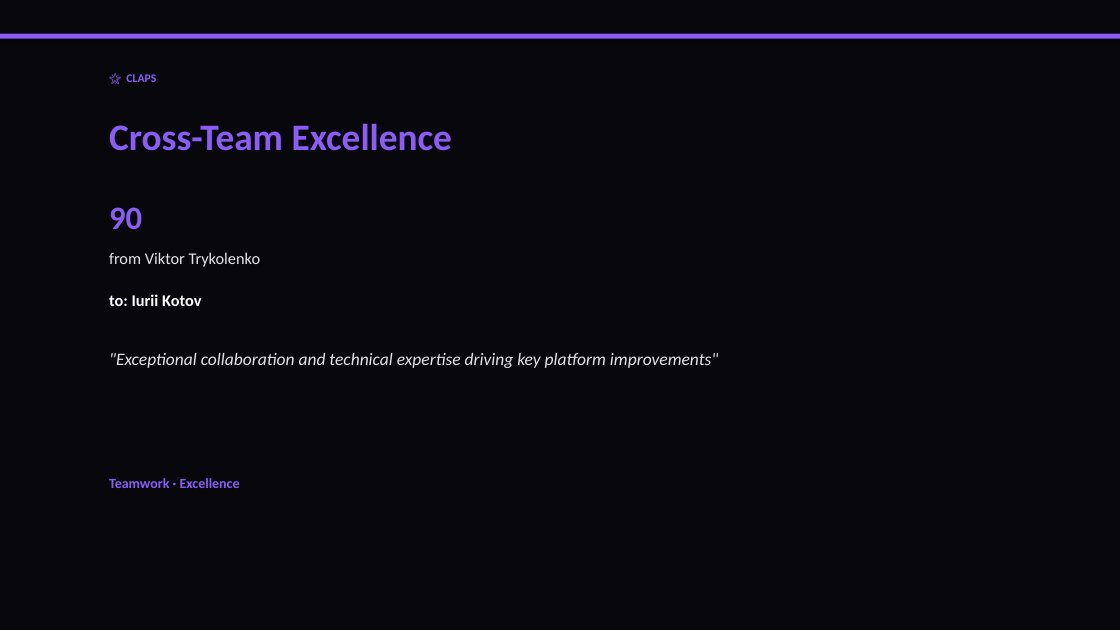
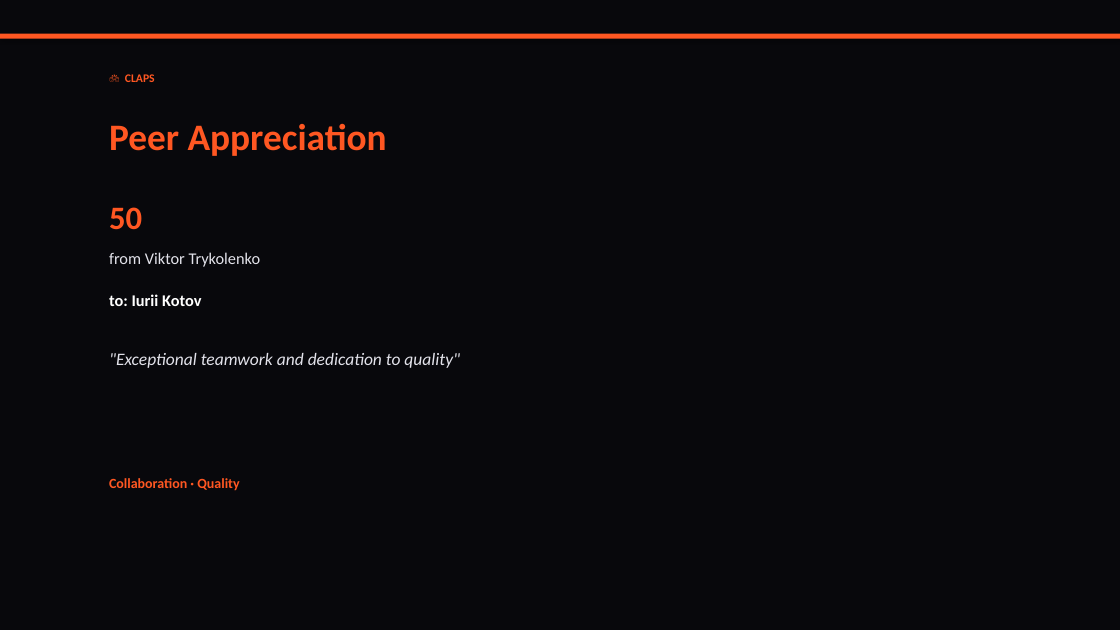
Before and after one commit to liliyagarifullina-maker/appodeal-pulse, a slide deck: slide 8 of data/archive/pulse_2026-03-16.pptx (slide 10 before the commit). Drawn at 1120x630 pixels with LibreOffice and Linux fonts; fonts in the diff are those of the drawing. Boxes give left, top, right and bottom in pixels: in the first picture for what was removed or moved away, otherwise in the second. Text is boxed around its words. In the diff, an @@ line names an element or a change of style, - is before the commit and + after.

```diff
--- a/data/archive/pulse_2026-03-16.pptx
+++ b/data/archive/pulse_2026-03-16.pptx
@@ rectangle at (0,34,1120,39): fill #8B5CF6 to #FF5722 @@
@@ text at (125,74,155,82): text changed; text colour #8B5CF6 to #FF5722 @@
-🌟 CLAPS
+🙌 CLAPS
@@ text at (109,123,387,156): text changed; text colour #8B5CF6 to #FF5722 @@
-Cross-Team Excellence
+Peer Appreciation
@@ text at (109,207,142,230): text changed; text colour #8B5CF6 to #FF5722 @@
-90
+50
@@ text at (109,353,460,368): text changed @@
-"Exceptional collaboration and technical expertise driving key platform improvements"
+"Exceptional teamwork and dedication to quality"
@@ text at (109,478,239,491): text changed; text colour #8B5CF6 to #FF5722 @@
-Teamwork · Excellence
+Collaboration · Quality
```
Also in this commit, not shown: 8 other slides changed, 16 slides added, 12 slides removed, 2 other files.
